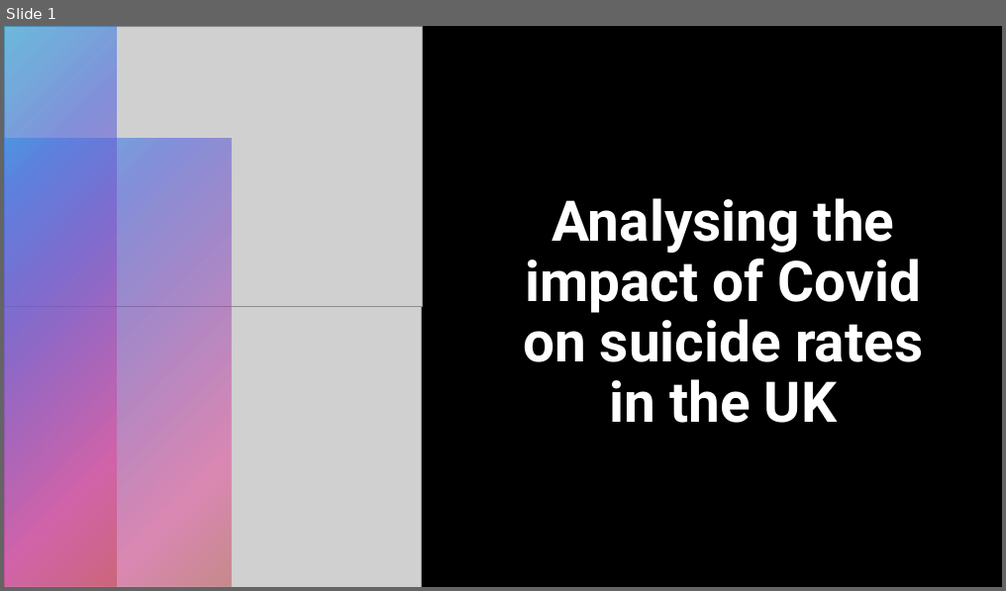
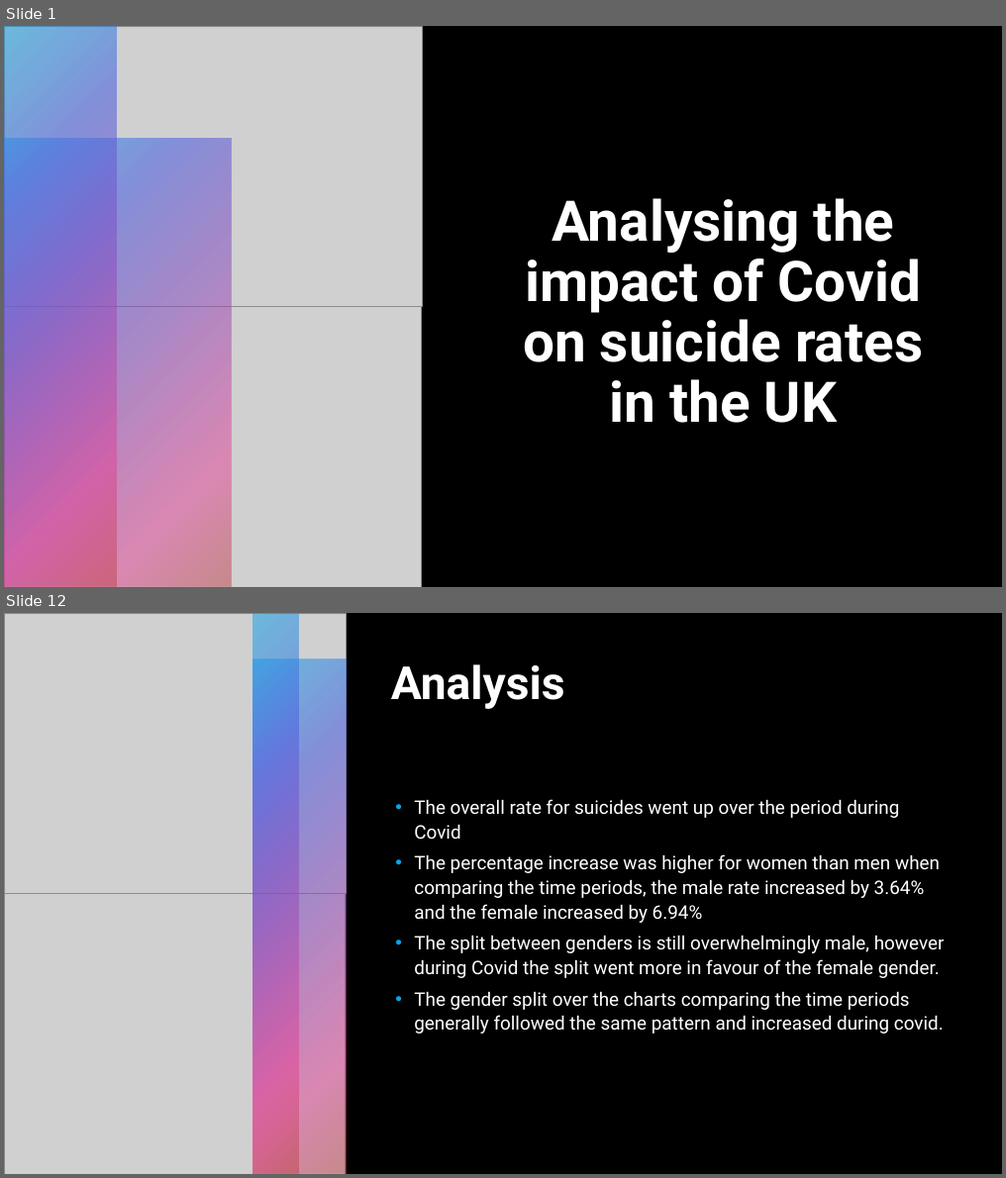
Before and after one commit to HJandu/Project_1_Covid19, a slide deck: Project 1 Presentation.pptx. Shown one above the other, each under a label of ours: slide 1 before the commit, slides 1 and 12 after it; the slides between them are not shown. The pictures are 1006x591 and 1006x1178 pixels, drawn with LibreOffice and Linux fonts; fonts in the diff are those of the drawing; grey boxes stand for pictures. Boxes give left, top, right and bottom in pixels: in the first picture for what was removed or moved away, otherwise in the second. Text is boxed around its words. In the diff, an @@ line names an element or a change of style, - is before the commit and + after.

Commit message:
Adding the presentation

```diff
--- a/Project 1 Presentation.pptx
+++ b/Project 1 Presentation.pptx
@@ slide 12 added at <box>4,613,1002,1174</box>, background #000000; not listed: 2 template elements that a slide beside it also shows @@
@@ rectangle added at <box>4,613,51,1174</box>, fill gradient #0BA5E8 to #5066E1 to #894EC0 to #E54196 to #BE4449 @@
@@ rectangle added at <box>4,613,1002,1174</box>, fill #000000 @@
@@ picture added at <box>4,613,346,894</box> @@
@@ rectangle added at <box>252,613,299,1174</box>, fill gradient #0BA5E8 to #5066E1 to #894EC0 to #E54196 to #BE4449 @@
@@ rectangle added at <box>4,660,97,1174</box>, fill gradient #0BA5E8 to #5066E1 to #894EC0 to #E54196 to #BE4449 @@
@@ rectangle added at <box>252,660,346,1174</box>, fill gradient #0BA5E8 to #5066E1 to #894EC0 to #E54196 to #BE4449 @@
@@ title added at <box>391,664,565,709</box>, 44 pt, text #FFFFFF, bold @@
+Analysis
@@ text added at <box>414,799,944,1034</box>, 18 pt, text #FFFFFF @@
+• The overall rate for suicides went up over the period during Covid
+• The percentage increase was higher for women than men when comparing the time periods, the male rate increased by 3.64% and the female increased by 6.94%
+• The split between genders is still overwhelmingly male, however during Covid the split went more in favour of the female gender.
+• The gender split over the charts comparing the time periods generally followed the same pattern and increased during covid.
@@ picture added at <box>4,894,346,1174</box> @@
```
Also in this commit, not shown: 22 other slides added.
